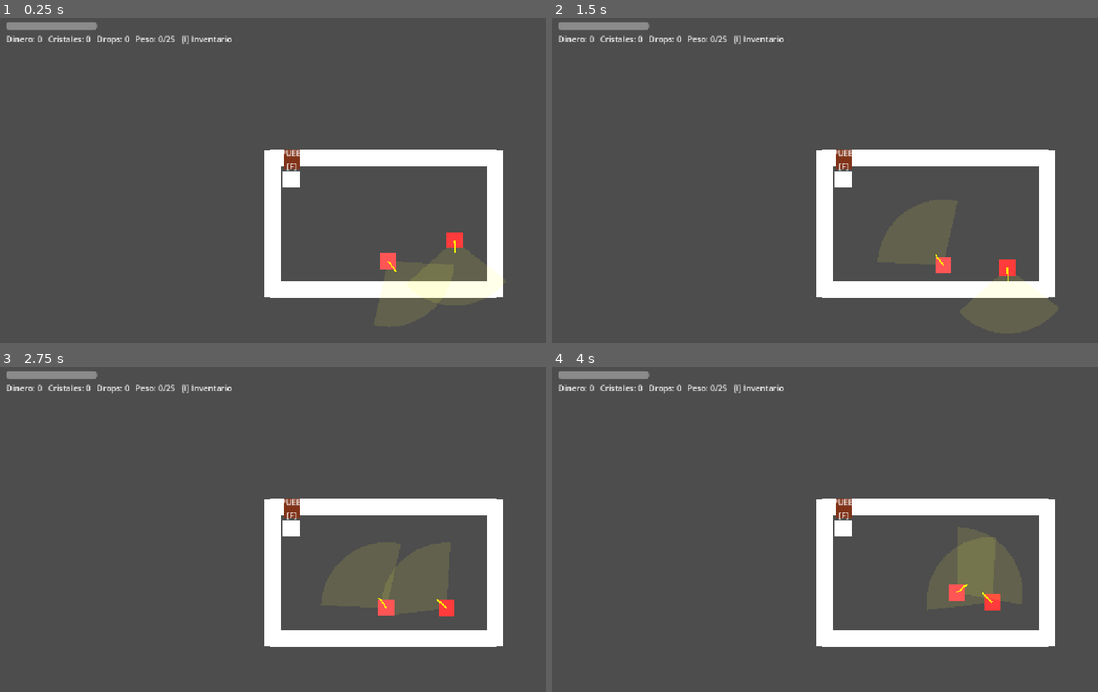
Above: before the commit, frames 1-4 (two rows, left to right).
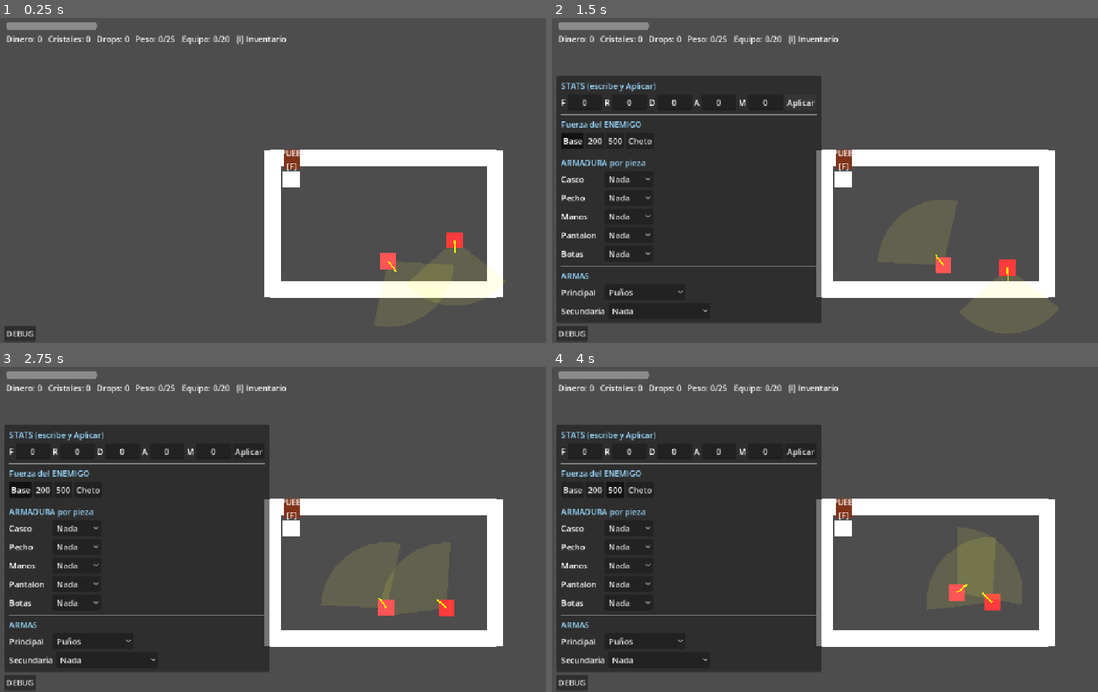
Above: after the commit, the same moments.

Repository: FurrionHD/prototipo-rpg-mazmorras
Game: Godot game, scene res://scenes/levels/main.tscn
Two runs of this game, one before a commit and one after it. Both use one fixed random seed, a clock stepped at 60 frames per second and the inputs below.
Inputs (mouse positions are in pixels of both pictures, inside the frame that each line leads up to):
- Up to frame 1 (0.25 s): no input
- Up to frame 2 (1.5 s): click (573, 333) at 0.5 s, where only the run after the commit has a clickable "DEBUG"; click (803, 102) at 1.25 s, where only the run after the commit has a clickable "Aplicar"
- Up to frame 3 (2.75 s): click (21, 490) at 2 s, where only the run after the commit has a clickable "Base"
- Up to frame 4 (4 s): click (595, 490) at 2.75 s, where only the run after the commit has a clickable "200"; click (617, 490) at 3.5 s, where only the run after the commit has a clickable "500"

The runs differ from the first frame. In frame 1, 0.4% of the frame differs, in the area x 0-53%, y 5-100%; in frame 2, 36%; in frame 3, 36%; in frame 4, 36%.

Commit message:
Panel de debug clicable (stats/enemigo/armadura/armas) + peso de equipo en HUD
- scripts/ui/debug_panel.gd: CanvasLayer creado por el jugador (aparece en
  cualquier sala). Boton DEBUG que abre panel con: editor de 5 stats, presets de
  fuerza de enemigo (Base/200/500/Cheto), dropdown de armadura por pieza
  (Nada/Ligera/Media/Pesada) y dropdowns de arma principal/secundaria.
- game.gd: debug_enemy_stat_override, debug_panel_open, debug_set_abilities().
- enemy_data.gd: crear_abilities aplica el override plano si esta activo.
- player.gd: instancia el panel + congela al jugador con el panel abierto.
- hud.gd: barra superior e inventario muestran el PESO DE EQUIPO (equip-load)
  ademas del peso de loot; se tinta si te frena.

Co-Authored-By: Claude Opus 4.8 <noreply@anthropic.com>

Diff:
--- a/scripts/actors/enemy/enemy_data.gd
+++ b/scripts/actors/enemy/enemy_data.gd
@@ -73,6 +73,16 @@
 # Crea las Abilities, escaladas por el "poder" de ESTE bicho (1.0 = base).
 func crear_abilities(power: float = 1.0) -> Abilities:
 	var a := Abilities.new()
+	# DEBUG: si el panel forzo un valor plano, ignora las stats del .tres y el poder
+	# (presets 200 / 500 / 999). -1 = comportamiento normal.
+	if Game.debug_enemy_stat_override >= 0:
+		var v: int = clampi(Game.debug_enemy_stat_override, 0, 999)
+		a.fuerza = v
+		a.resistencia = v
+		a.destreza = v
+		a.agilidad = v
+		a.magia = v
+		return a
 	a.fuerza = clampi(int(round(fuerza * power)), 0, 999)
 	a.resistencia = clampi(int(round(resistencia * power)), 0, 999)
 	a.destreza = clampi(int(round(destreza * power)), 0, 999)
--- a/scripts/actors/player/player.gd
+++ b/scripts/actors/player/player.gd
@@ -65,6 +65,7 @@
 func _ready() -> void:
 	_stamina_bar = _crear_barra_aguante()
 	add_child(preload("res://scripts/ui/hud.gd").new())  # HUD de inventario
+	add_child(preload("res://scripts/ui/debug_panel.gd").new())  # panel de debug (cualquier sala)
 	_last_pos = global_position
 
 	# Si llegamos a esta escena con F/Espacio ya pulsadas (p. ej. justo despues
@@ -90,7 +91,7 @@
 	# Con el inventario abierto: no te mueves ni interactuas (F/ataque). El
 	# enemigo sigue su IA aparte, asi que puede emboscarte igualmente. Pero el
 	# TIEMPO pasa, asi que el aguante se sigue recuperando.
-	if Game.inventory_open:
+	if Game.inventory_open or Game.debug_panel_open:
 		velocity = Vector2.ZERO
 		current_stamina = minf(max_stamina, current_stamina + _regen_actual * delta)
 		if _exhausted and current_stamina >= max_stamina * exhausted_recover_ratio:
--- a/scripts/core/game.gd
+++ b/scripts/core/game.gd
@@ -117,6 +117,14 @@
 # 0 = empezar a 0 (normal). Util para revisar el escalado de la subida.
 var dev_start_abilities: int = 0
 
+# --- PANEL DE DEBUG (herramienta de desarrollo, ver scripts/ui/debug_panel.gd) ---
+# Override de las habilidades del ENEMIGO: -1 = usar las del EnemyData (Base);
+# >=0 = forzar las 5 habilidades a ese valor plano (presets 200 / 500 / 999).
+var debug_enemy_stat_override: int = -1
+# True mientras el panel de debug esta abierto: congela al jugador (para poder
+# escribir en los campos sin que WASD lo muevan). Lo consulta player.gd.
+var debug_panel_open: bool = false
+
 
 func _ready() -> void:
 	# TEMPORAL: arrancar con las habilidades a un valor para revisar el escalado.
@@ -464,6 +472,18 @@
 		" D:", player_destreza, " A:", player_agilidad, " M:", player_magia)
 
 
+# DEBUG: fija a mano las 5 habilidades (interno + visible) y cura al 100% para el
+# proximo combate. Lo usa el editor de stats del panel de debug.
+func debug_set_abilities(f: int, r: int, d: int, a: int, m: int) -> void:
+	ability_internal["fuerza"] = float(clampi(f, 0, 999))
+	ability_internal["resistencia"] = float(clampi(r, 0, 999))
+	ability_internal["destreza"] = float(clampi(d, 0, 999))
+	ability_internal["agilidad"] = float(clampi(a, 0, 999))
+	ability_internal["magia"] = float(clampi(m, 0, 999))
+	actualizar_estado()          # sincroniza lo visible con lo interno
+	player_current_hp = -1.0     # vida llena en el proximo combate
+
+
 # Teclas de DESARROLLO (temporales): U actualizar estado, H cura, R respawn.
 func _input(event: InputEvent) -> void:
 	if not (event is InputEventKey and event.pressed and not event.echo):
--- /dev/null
+++ b/scripts/ui/debug_panel.gd
@@ -0,0 +1,277 @@
+# ============================================================
+#  debug_panel.gd  (CanvasLayer creada por codigo desde el jugador)
+#  Panel de DEBUG clicable con el raton, disponible en CUALQUIER sala (el
+#  jugador lo crea igual que el HUD, en pueblo y mazmorra). Herramientas:
+#   - Editor de STATS: escribir las 5 habilidades y aplicarlas.
+#   - Fuerza del ENEMIGO: presets Base / 200 / 500 / Cheto (999).
+#   - ARMADURA por pieza: dropdown Nada/Ligera/Media/Pesada por slot.
+#   - ARMAS: dropdown de principal y secundaria.
+#  Todo por codigo (UI placeholder, como el resto del proyecto). Se apoya en
+#  Game (loadout, stats, override de enemigo). Mientras esta abierto congela al
+#  jugador (Game.debug_panel_open) para poder teclear sin moverse.
+# ============================================================
+
+extends CanvasLayer
+
+const ARMOR_PREFIX := ["", "cuero", "malla", "placas"]      # idx dropdown -> material
+const ARMOR_LABELS := ["Nada", "Ligera", "Media", "Pesada"]
+const ARMOR_SLOTS := ["casco", "pecho", "manos", "pantalones", "botas"]
+const ENEMY_PRESETS := [["Base", -1], ["200", 200], ["500", 500], ["Cheto", 999]]
+
+var _panel: PanelContainer = null
+var _open: bool = false
+
+var _stat_edits: Dictionary = {}     # "fuerza"/... -> LineEdit
+var _enemy_buttons: Array = []       # [ [Button, valor], ... ]
+var _armor_opts: Dictionary = {}     # slot -> OptionButton
+var _main_opt: OptionButton = null
+var _off_opt: OptionButton = null
+
+
+func _ready() -> void:
+	layer = 6  # sobre el HUD (5), bajo el combate (100)
+
+	# --- Boton flotante para abrir/cerrar (siempre visible, abajo-izquierda) ---
+	var toggle := Button.new()
+	toggle.text = "DEBUG"
+	toggle.set_anchors_and_offsets_preset(Control.PRESET_BOTTOM_LEFT)
+	toggle.offset_left = 8
+	toggle.offset_top = -34
+	toggle.offset_bottom = -8
+	toggle.pressed.connect(_toggle)
+	add_child(toggle)
+
+	# --- Panel con todas las secciones (oculto por defecto) ---
+	_panel = PanelContainer.new()
+	_panel.set_anchors_and_offsets_preset(Control.PRESET_BOTTOM_LEFT)
+	_panel.offset_left = 8
+	_panel.offset_bottom = -40    # justo encima del boton
+	# Crece hacia ARRIBA y a la DERECHA desde la esquina inferior-izquierda.
+	_panel.grow_vertical = Control.GROW_DIRECTION_BEGIN
+	_panel.grow_horizontal = Control.GROW_DIRECTION_END
+	_panel.visible = false
+	add_child(_panel)
+
+	var margin := MarginContainer.new()
+	margin.add_theme_constant_override("margin_left", 10)
+	margin.add_theme_constant_override("margin_right", 10)
+	margin.add_theme_constant_override("margin_top", 8)
+	margin.add_theme_constant_override("margin_bottom", 8)
+	_panel.add_child(margin)
+
+	var vb := VBoxContainer.new()
+	vb.add_theme_constant_override("separation", 6)
+	margin.add_child(vb)
+
+	_build_stats(vb)
+	_sep(vb)
+	_build_enemy(vb)
+	_sep(vb)
+	_build_armor(vb)
+	_sep(vb)
+	_build_weapons(vb)
+
+
+# --- Secciones -----------------------------------------------
+
+func _header(vb: VBoxContainer, txt: String) -> void:
+	var l := Label.new()
+	l.text = txt
+	l.add_theme_color_override("font_color", Color(0.6, 0.85, 1.0))
+	vb.add_child(l)
+
+func _sep(vb: VBoxContainer) -> void:
+	vb.add_child(HSeparator.new())
+
+
+func _build_stats(vb: VBoxContainer) -> void:
+	_header(vb, "STATS (escribe y Aplicar)")
+	var row := HBoxContainer.new()
+	row.add_theme_constant_override("separation", 4)
+	vb.add_child(row)
+	var keys := [["F", "fuerza"], ["R", "resistencia"], ["D", "destreza"],
+		["A", "agilidad"], ["M", "magia"]]
+	for k in keys:
+		var lbl := Label.new()
+		lbl.text = k[0]
+		row.add_child(lbl)
+		var e := LineEdit.new()
+		e.custom_minimum_size = Vector2(48, 0)
+		e.alignment = HORIZONTAL_ALIGNMENT_CENTER
+		e.text_submitted.connect(func(_t): _apply_stats())
+		row.add_child(e)
+		_stat_edits[k[1]] = e
+	var apply := Button.new()
+	apply.text = "Aplicar"
+	apply.pressed.connect(_apply_stats)
+	row.add_child(apply)
+
+
+func _build_enemy(vb: VBoxContainer) -> void:
+	_header(vb, "Fuerza del ENEMIGO")
+	var row := HBoxContainer.new()
+	row.add_theme_constant_override("separation", 4)
+	vb.add_child(row)
+	for preset in ENEMY_PRESETS:
+		var b := Button.new()
+		b.text = preset[0]
+		b.toggle_mode = true
+		b.pressed.connect(_set_enemy.bind(preset[1]))
+		row.add_child(b)
+		_enemy_buttons.append([b, preset[1]])
+
+
+func _build_armor(vb: VBoxContainer) -> void:
+	_header(vb, "ARMADURA por pieza")
+	var nombres := {"casco": "Casco", "pecho": "Pecho", "manos": "Manos",
+		"pantalones": "Pantalon", "botas": "Botas"}
+	for slot in ARMOR_SLOTS:
+		var row := HBoxContainer.new()
+		row.add_theme_constant_override("separation", 6)
+		vb.add_child(row)
+		var lbl := Label.new()
+		lbl.text = nombres[slot]
+		lbl.custom_minimum_size = Vector2(80, 0)
+		row.add_child(lbl)
+		var opt := OptionButton.new()
+		for i in ARMOR_LABELS.size():
+			opt.add_item(ARMOR_LABELS[i], i)
+		opt.item_selected.connect(_set_armor.bind(slot))
+		row.add_child(opt)
+		_armor_opts[slot] = opt
+
+
+func _build_weapons(vb: VBoxContainer) -> void:
+	_header(vb, "ARMAS")
+	# Principal
+	var row1 := HBoxContainer.new()
+	row1.add_theme_constant_override("separation", 6)
+	vb.add_child(row1)
+	var l1 := Label.new()
+	l1.text = "Principal"
+	l1.custom_minimum_size = Vector2(80, 0)
+	row1.add_child(l1)
+	_main_opt = OptionButton.new()
+	for i in Game._dev_weapons.size():
+		var w: WeaponData = load(Game._dev_weapons[i])
+		_main_opt.add_item(w.nombre, i)
+	_main_opt.item_selected.connect(_set_main)
+	row1.add_child(_main_opt)
+	# Secundaria
+	var row2 := HBoxContainer.new()
+	row2.add_theme_constant_override("separation", 6)
+	vb.add_child(row2)
+	var l2 := Label.new()
+	l2.text = "Secundaria"
+	l2.custom_minimum_size = Vector2(80, 0)
+	row2.add_child(l2)
+	_off_opt = OptionButton.new()
+	for i in Game._dev_offs.size():
+		_off_opt.add_item(_off_label(Game._dev_offs[i]), i)
+	_off_opt.item_selected.connect(_set_off)
+	row2.add_child(_off_opt)
+
+
+func _off_label(path) -> String:
+	if path == null:
+		return "Nada"
+	var res: Resource = load(path)
+	if res is WeaponData:
+		return (res as WeaponData).nombre + " (dual)"
+	if res is ShieldData:
+		return (res as ShieldData).nombre
+	return "?"
+
+
+# --- Acciones -------------------------------------------------
+
+func _toggle() -> void:
+	_open = not _open
+	_panel.visible = _open
+	Game.debug_panel_open = _open
+	if _open:
+		_sync_from_game()
+
+
+func _apply_stats() -> void:
+	Game.debug_set_abilities(
+		_stat_edits["fuerza"].text.to_int(),
+		_stat_edits["resistencia"].text.to_int(),
+		_stat_edits["destreza"].text.to_int(),
+		_stat_edits["agilidad"].text.to_int(),
+		_stat_edits["magia"].text.to_int())
+	_sync_stats()  # reflejar los valores ya clampeados/sincronizados
+
+
+func _set_enemy(valor: int) -> void:
+	Game.debug_enemy_stat_override = valor
+	_sync_enemy()
+
+
+func _set_armor(idx: int, slot: String) -> void:
+	if idx <= 0:
+		Game.set("equipped_" + slot, null)
+	else:
+		var path := "res://resources/armor/%s_%s.tres" % [ARMOR_PREFIX[idx], slot]
+		Game.set("equipped_" + slot, load(path))
+
+
+func _set_main(idx: int) -> void:
+	Game.equipar_arma(load(Game._dev_weapons[idx]))
+	# La nueva principal pudo invalidar la secundaria (2 manos / solo-escudo).
+	_sync_weapons()
+
+
+func _set_off(idx: int) -> void:
+	var path = Game._dev_offs[idx]
+	var item: Resource = null if path == null else load(path)
+	if not Game.equipar_secundaria(item):
+		# Combinacion invalida: revertir a lo que quedo equipado.
+		_sync_weapons()
+
+
+# --- Sincronizar los controles con el estado real de Game ----
+
+func _sync_from_game() -> void:
+	_sync_stats()
+	_sync_enemy()
+	_sync_armor()
+	_sync_weapons()
+
+func _sync_stats() -> void:
+	_stat_edits["fuerza"].text = str(Game.player_fuerza)
+	_stat_edits["resistencia"].text = str(Game.player_resistencia)
+	_stat_edits["destreza"].text = str(Game.player_destreza)
+	_stat_edits["agilidad"].text = str(Game.player_agilidad)
+	_stat_edits["magia"].text = str(Game.player_magia)
+
+func _sync_enemy() -> void:
+	for pair in _enemy_buttons:
+		(pair[0] as Button).button_pressed = (pair[1] == Game.debug_enemy_stat_override)
+
+func _sync_armor() -> void:
+	for slot in ARMOR_SLOTS:
+		var pieza = Game.get("equipped_" + slot)
+		var idx := 0
+		if pieza is ArmorData:
+			idx = (pieza as ArmorData).tipo + 1  # Tipo LIGERA/MEDIA/PESADA -> 1/2/3
+		(_armor_opts[slot] as OptionButton).select(idx)
+
+func _sync_weapons() -> void:
+	# Principal: buscar el path equipado en la lista dev.
+	for i in Game._dev_weapons.size():
+		if load(Game._dev_weapons[i]) == Game.equipped_main:
+			_main_opt.select(i)
+			break
+	# Secundaria: casar por recurso (null / arma / escudo).
+	var off_idx := 0
+	for i in Game._dev_offs.size():
+		var p = Game._dev_offs[i]
+		if p == null:
+			if Game.equipped_off == null:
+				off_idx = i
+				break
+		elif load(p) == Game.equipped_off:
+			off_idx = i
+			break
+	_off_opt.select(off_idx)
--- a/scripts/ui/hud.gd
+++ b/scripts/ui/hud.gd
@@ -51,12 +51,18 @@
 
 
 func _process(_delta: float) -> void:
-	# Actualiza el contador (con dinero, peso/capacidad).
-	_counts.text = "Dinero: %d   Cristales: %d   Drops: %d   Peso: %d/%d   [I] Inventario" % [
+	# Actualiza el contador (con dinero, peso de LOOT y peso de EQUIPO).
+	var equip_load: float = Game.equip_load_map()
+	var equip_cap: float = Game.equip_capacidad()
+	_counts.text = "Dinero: %d   Cristales: %d   Drops: %d   Peso: %d/%d   Equipo: %d/%d   [I] Inventario" % [
 		Game.money, Game.crystals.size(), Game.drops.size(),
-		roundi(Game.peso_actual()), roundi(Game.capacidad_carga())]
+		roundi(Game.peso_actual()), roundi(Game.capacidad_carga()),
+		roundi(equip_load), roundi(equip_cap)]
+	# Tinta rojizo si algo te frena: sobrecarga de loot O equip-load pesado.
+	var equip_frena: bool = Game.equip_load_factor(equip_load) < 1.0
 	if Game.esta_sobrecargado():
 		_counts.text += "   (SOBRECARGADO)"
+	if Game.esta_sobrecargado() or equip_frena:
 		_counts.modulate = Color(1.0, 0.5, 0.5)
 	else:
 		_counts.modulate = Color.WHITE
@@ -94,9 +100,16 @@
 	for d in Game.drops:
 		total += d.valor_estimado()
 	s += "DINERO: %d\n" % Game.money
-	s += "PESO: %d / %d" % [roundi(Game.peso_actual()), roundi(Game.capacidad_carga())]
+	s += "PESO LOOT: %d / %d" % [roundi(Game.peso_actual()), roundi(Game.capacidad_carga())]
 	if Game.esta_sobrecargado():
 		s += "  (SOBRECARGADO: vas mas lento)"
+	# Peso de EQUIPO (equip-load: armadura + arma/escudo), aparte del loot.
+	var eload: float = Game.equip_load_map()
+	var ecap: float = Game.equip_capacidad()
+	var efactor: float = Game.equip_load_factor(eload)
+	s += "\nPESO EQUIPO: %d / %d" % [roundi(eload), roundi(ecap)]
+	if efactor < 1.0:
+		s += "  (te frena: -%d%% velocidad)" % roundi((1.0 - efactor) * 100.0)
 	s += "\nVALOR TOTAL ESTIMADO: %d\n\n" % total
 
 	# --- Cristales AGRUPADOS (categoria + calidad) ---
Not shown, added: scripts/ui/debug_panel.gd.uid
Not shown, changed: NOTAS.md
